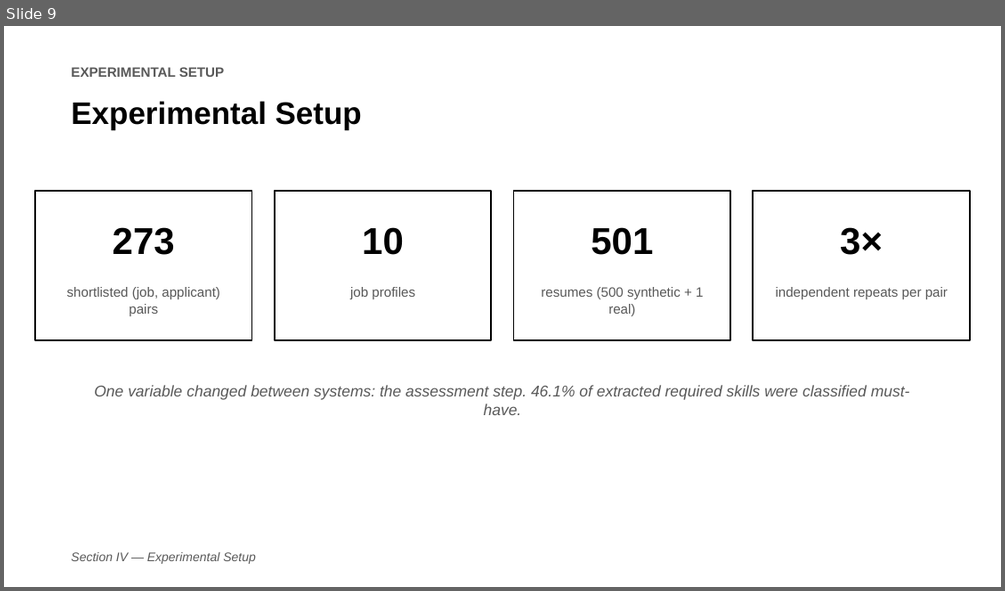
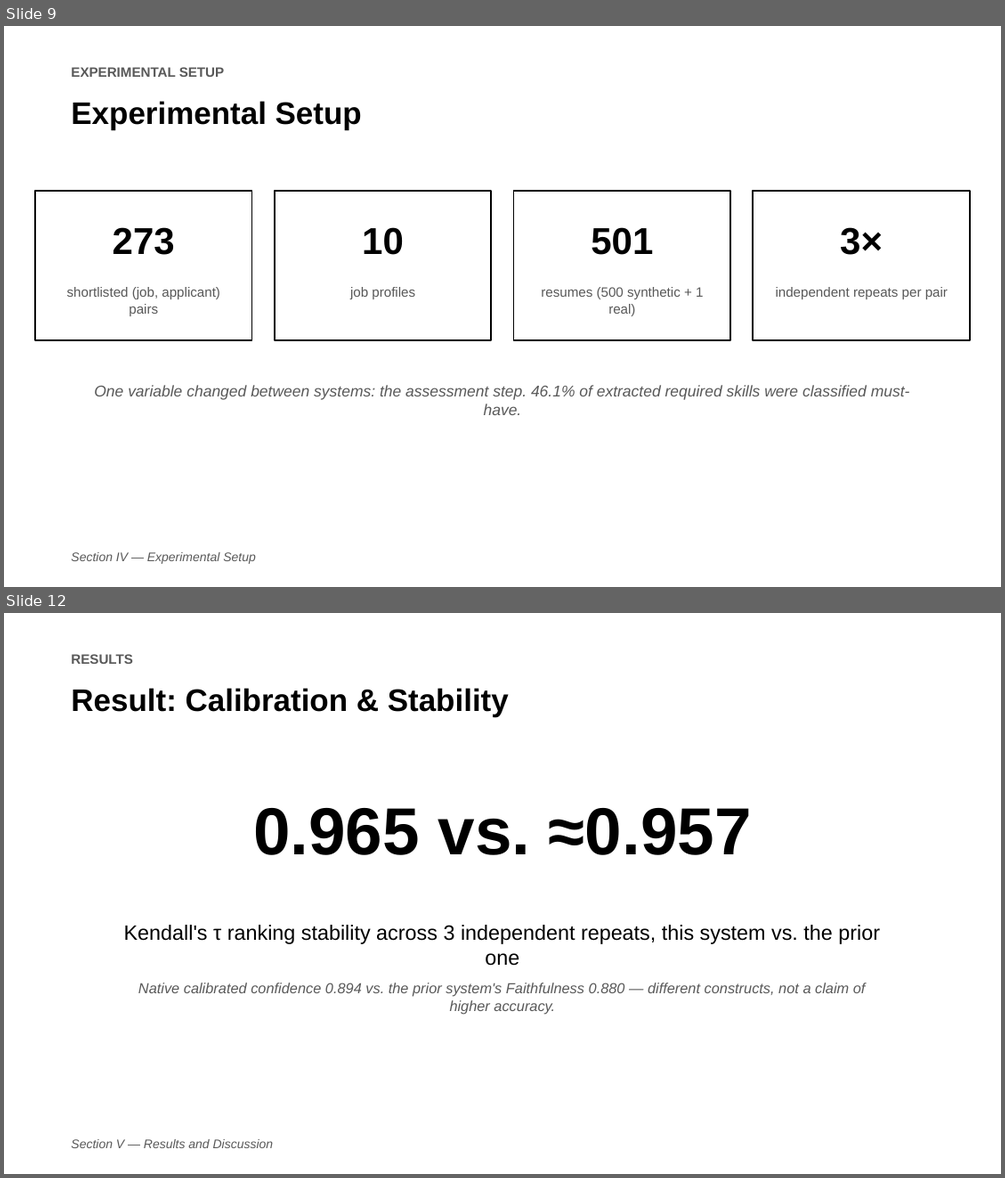
Before and after one commit to jessieangelicauni/hire-rank, a slide deck: docs/presentation/icaides2026_jev.pptx. Shown one above the other, each under a label of ours: slide 9 before the commit, slides 9 and 12 after it; the slides between them are not shown. The pictures are 1005x591 and 1005x1178 pixels, drawn with LibreOffice and Linux fonts; fonts in the diff are those of the drawing. Boxes give left, top, right and bottom in pixels: in the first picture for what was removed or moved away, otherwise in the second. Text is boxed around its words. In the diff, an @@ line names an element or a change of style, - is before the commit and + after.

```diff
--- a/docs/presentation/icaides2026_jev.pptx
+++ b/docs/presentation/icaides2026_jev.pptx
@@ slide 12 added at (4, 613, 1001, 1174), background #FFFFFF @@
@@ text added at (71, 654, 132, 664), 13 pt, text #595959, bold @@
+RESULTS
@@ text added at (71, 688, 509, 717), 30 pt, text #000000, bold @@
+Result: Calibration & Stability
@@ text added at (253, 808, 752, 855), 64 pt, text #000000, bold @@
+0.965 vs. ≈0.957
@@ text added at (124, 925, 880, 965), 20 pt, text #000000 @@
+Kendall's τ ranking stability across 3 independent repeats, this system vs. the prior one
@@ text added at (138, 982, 866, 1014), 14 pt, text #595959, italic @@
+Native calibrated confidence 0.894 vs. the prior system's Faithfulness 0.880 — different constructs, not a claim of higher accuracy.
@@ text added at (71, 1139, 274, 1148), 12 pt, text #595959, italic @@
+Section V — Results and Discussion
```
Also in this commit, not shown: 2 other slides added, 1 other file.
